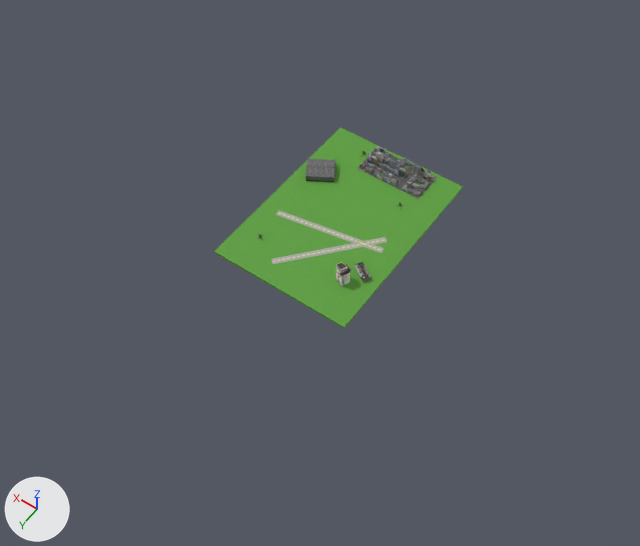
What one commit did to the glTF model Assets/Models/Zones/Coventry.glb.
Rendered twice from a camera (50 mm lens) standing at (-242.0, 367.0, 496.0) and looking at (-8.0, 40.0, -18.0). The lights are fixed; the arrows at lower left show +X, +Y and +Z. Where no turn or scale is listed for an object, it has been applied to the vertices.

The older version as bpy lines, for what is in view:
```python
ob_asset_flak_005 = bpy.data.objects.new('Asset Flak.005', me_asset_flak_003)
ob_asset_flak_005.parent = ob_asset_flak_004
ob_asset_flak_005.location = (10459.0, 0.0, -569.6)
ob_asset_flak_005.rotation_euler = (-1.571, 0.0, 1.571)  # degrees (-90, 0, 90)
ob_asset_flak_005.scale = (2.0, 2.0, 2.0)
ob_ground = bpy.data.objects.new('Ground', me_cube)
ob_ground.location = (0.0, 0.0, 0.0)
ob_object_32 = bpy.data.objects.new('Object_32', me_roadl_plane_tex_0026_0_002_0)
ob_object_32.location = (11.2, -63.0, 1.1)
ob_object_32.rotation_euler = (0.0, 0.0, -3.142)  # degrees (0, 0, -180)
ob_object_32.scale = (6.0, 3.0, 4.0)
```
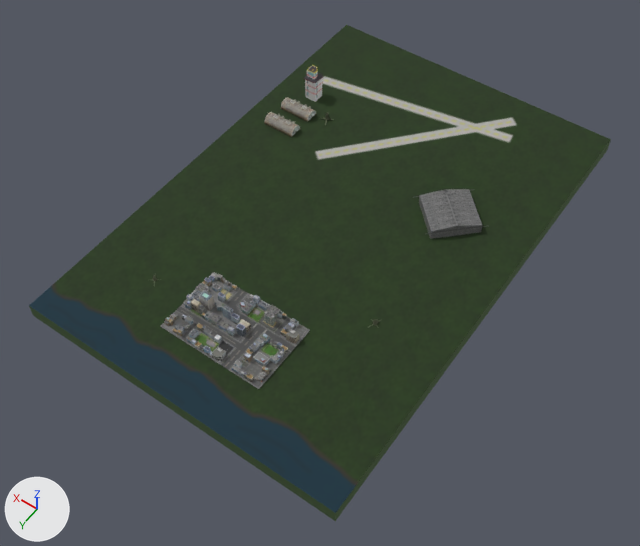
Where the change shows, as pixel boxes (x1, y1, x2, y2) in the pictures (640 x 546 px):
'Cube', added (green)
    after: (29, 25, 611, 521)
'Ground', deleted (green)
    before: (214, 127, 463, 328)
    faces in mat_strip (picture img_fieldtexture2): (214, 127, 463, 328)
    faces in mat_hangar: (305, 159, 336, 182)
    faces in mat_diffuse_001 (picture img_image_0_002): (355, 262, 371, 282)
    faces in mat_tower_001 (white #e7e5e5): (336, 264, 350, 286)
'Object_32', moved, rescaled (83% wider, 123% taller)
    before: (357, 147, 438, 199)
    after: (161, 272, 310, 389)
'Object_2', added
    after: (413, 189, 486, 239)
'German.Control.Tower.1.700', added
    after: (303, 65, 323, 102)
    faces in mat_tower_001 (white #eae8e8): (305, 65, 322, 102)
    faces in mat_roof (black #3a363c): (304, 66, 323, 83)
'Cylinder001_Barrack Texture Map_0.002', added
    after: (264, 112, 300, 137)
'Cylinder001_Barrack Texture Map_0.001', added
    after: (281, 97, 316, 122)
'Asset Flak.005', moved, turned, rescaled
    before: (361, 151, 367, 157)
    after: (368, 319, 381, 328)

The edits, one by one:
Picture 'TextureField_4K' (img_texturefield_4k) is new.
Material 'Strip' (mat_strip) changes its picture from img_fieldtexture2 to img_texturefield_4k.
In material 'Strip' (mat_strip), roughness goes from 0.724 to 0.9.
Material 'Barrack_Texture_Map.001' (mat_barrack_texture_map_001) is new.
Its texture is img_image_0_002.
Its roughness is 0.6.
Mesh me_cylinder001_barrack_texture_map_0_002 is new.
It has 378 vertices, 802 faces and spans x -14.9..14.0, y -6.3..6.3, z 0.7..7.7.
It uses material mat_barrack_texture_map_001 (picture img_image_0_002).
Mesh me_cylinder001_barrack_texture_map_0_001 is new.
It has 378 vertices, 802 faces and spans x -14.9..14.0, y -6.3..6.3, z 0.7..7.7.
It uses material mat_diffuse_001 (picture img_image_0_002).
Mesh me_cube_1 is new.
It is a box spanning x -128.0..128.0, y -192.0..192.0, z -9.0..3.0.
It uses material mat_strip (picture img_texturefield_4k).
Mesh me_object_0 is new.
It has 469 vertices, 267 faces and spans x -29.5..30.1, y -29.4..30.2, z -3.7..10.8.
It uses material mat_hangar.
Mesh me_german_control_tower_1_700 is new.
It has 893 vertices, 1884 faces and spans x -6.0..6.0, y -6.3..6.3, z 0.0..27.0.
Faces by material slot: [988, 647, 30, 80, 121, 18].
It uses material mat_tower_001 (white #e7e5e5).
It uses material mat_wood (dark red #581006).
It uses material mat_red (red #f31718).
It uses material mat_glass (cyan #acf3ff).
It uses material mat_roof (black #3a363c).
It uses material mat_yellow (yellow #e7d817).
Object 'Object_32' (ob_object_32) moves from (11.2, -63.0, 1.1) to (30.0, 125.0, 4.0).
Object 'Object_32' (ob_object_32) is rescaled from (6.0, 3.0, 4.0) to (9.0, 6.0, 5.0).
Object 'Asset Flak.005' (ob_asset_flak_005) moves from (10459.0, 0.0, -569.6) to (-72.97, 66.61, 0.0).
Object 'Asset Flak.005' (ob_asset_flak_005) turns from (-90, 0, 90) to (0, 0, -22) degrees about x, y and z.
Object 'Asset Flak.005' (ob_asset_flak_005) is rescaled from (2.0, 2.0, 2.0) to (0.00015, 0.00015, 0.00015).
Object 'Ground' (ob_ground) is deleted.
Object 'Cylinder001_Barrack Texture Map_0.002' (ob_cylinder001_barrack_texture_map_0_002) is new; it shows me_cylinder001_barrack_texture_map_0_002.
Its location is (93.9, -51.3, 3.0).
Object 'Cylinder001_Barrack Texture Map_0.001' (ob_cylinder001_barrack_texture_map_0_001) is new; it shows me_cylinder001_barrack_texture_map_0_001.
Its location is (93.9, -73.2, 3.0).
Object 'Cube' (ob_cube) is new; it shows me_cube_1.
Its location is (0.0, 0.0, 0.0).
Object 'Object_2' (ob_object_2) is new; it shows me_object_0.
Its location is (-65.3, -45.9, 3.0).
Object 'German.Control.Tower.1.700' (ob_german_control_tower_1_700) is new; it shows me_german_control_tower_1_700.
Its location is (95.0, -96.0, 3.0).
